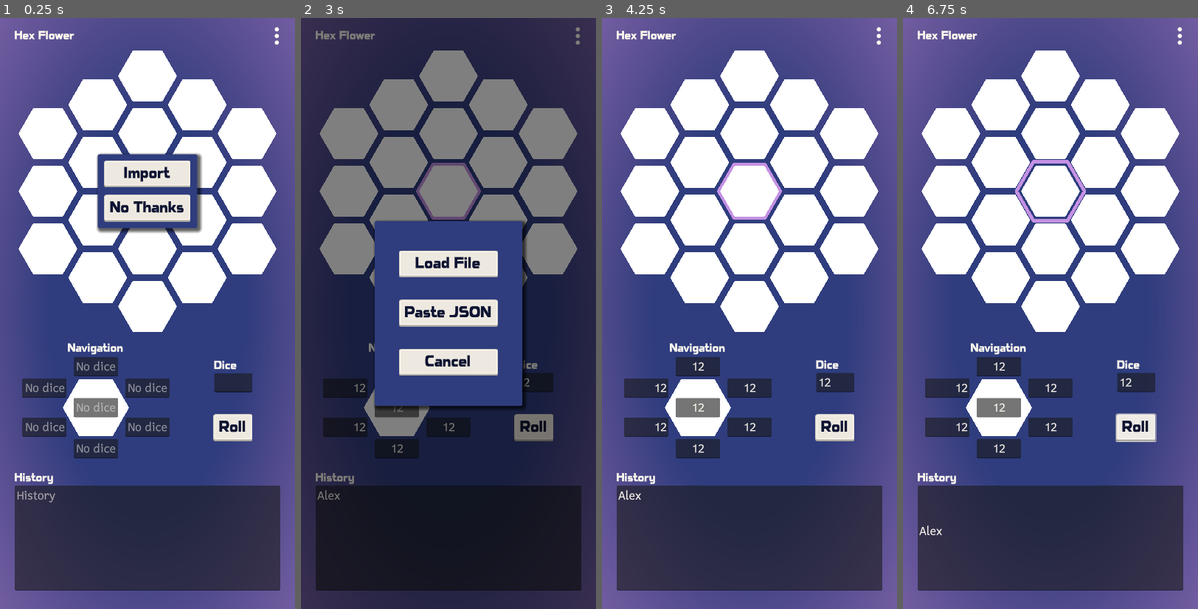
Above: before the commit, frames 1-4 (left to right).
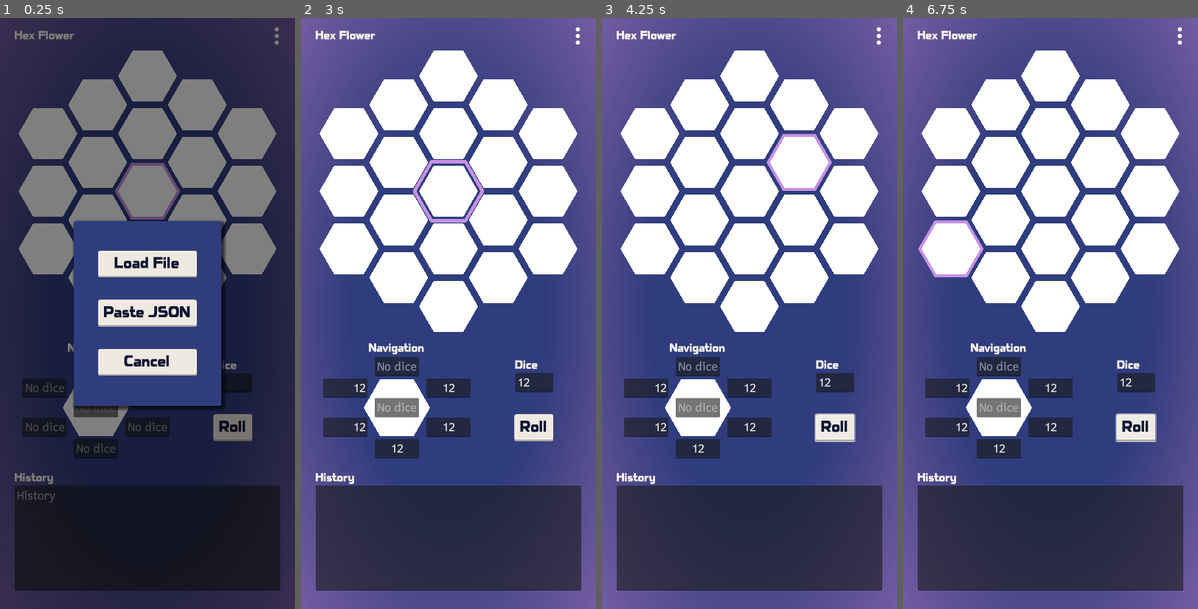
Above: after the commit, the same moments.

Repository: ashestosea/hex-flower
Game: Godot game, scene res://scenes/main.tscn
The game is run twice, just before and just after one commit, with the same random seed, the same clock (stepped at 60 frames per second) and the same inputs.
Inputs (mouse positions are in pixels of both pictures, inside the frame that each line leads up to):
- Up to frame 1 (0.25 s): no input
- Up to frame 2 (3 s): click (395, 408) at 0.52 s; type "12" at 0.6 s; click (395, 366) at 0.75 s; type "12" at 0.83 s; click (448, 390) at 0.98 s; type "12" at 1.07 s; click (448, 425) at 1.27 s; type "12" at 1.35 s; click (395, 449) at 1.5 s; type "12" at 1.58 s; click (345, 425) at 1.73 s; type "12" at 1.82 s; click (345, 390) at 2.02 s; type "12" at 2.1 s; click (534, 384) at 2.25 s; type "12" at 2.33 s; click (448, 538) at 2.48 s; type "Alex" at 2.57 s; click (448, 171) at 2.75 s, where only the run before the commit has a clickable "Import"
- Up to frame 3 (4.25 s): click "Roll" at 3.5 s
- Up to frame 4 (6.75 s): click "⋮" at 4.25 s; click "Roll" at 5 s; click "⋮" at 5.75 s; click "Roll" at 6.5 s

The runs differ from the first frame. In frame 1, 94% of the frame differs, in the area x 0-100%, y 0-100%; in frame 2, 95%; in frame 3, 0.9%; in frame 4, 1.0%.

Commit message:
Remove startup Import helper and just have the Import Panel show at start

Diff:
--- a/scenes/main.tscn
+++ b/scenes/main.tscn
@@ -28,7 +28,7 @@
 grow_vertical = 2
 mouse_filter = 2
 
-[node name="Manager" type="Node" parent="." node_paths=Packe …(76 unchanged characters)… ", "history_text_edit", "import_menu", "import_helper_button_parent", "paste_json_menu", "file_dialog", "json_t …(72 unchanged characters)…
+[node name="Manager" type="Node" parent="." node_paths=Packe …(76 unchanged characters)… ", "history_text_edit", "import_menu", "paste_json_menu", "file_dialog", "json_t …(72 unchanged characters)…
 script = ExtResource("1_l30f5")
 flower = NodePath("../MarginContainer/MarginContainer/VBoxContainer/HexFlowerParent/HexFlower")
 navigation = NodePath("../MarginContainer/MarginContainer/VBoxContainer/NavAndButtons/NavigationContainer/Navigation")
@@ -37,7 +37,6 @@
 dice_line_edit = NodePath("../MarginContainer/MarginContainer/VBoxContainer/NavAndButtons/ButtonsAndDice/Dice/LineEdit")
 history_text_edit = NodePath("../MarginContainer/MarginContainer/VBoxContainer/History/VBoxContainer/HistoryTextEdit")
 import_menu = NodePath("../MarginContainer/ImportMenu")
-import_helper_button_parent = NodePath("../MarginContainer/MarginContainer/VBoxContainer/HexFlowerParent/ImportHelperParent")
 paste_json_menu = NodePath("../MarginContainer/PasteJSONMenu")
 file_dialog = NodePath("../FileDialog")
 json_text_edit = NodePath("../MarginContainer/PasteJSONMenu/MarginContainer/VBoxContainer/PasteJSONBox/TextEdit")
@@ -114,46 +113,6 @@
 layout_mode = 2
 size_flags_vertical = 3
 size_flags_stretch_ratio = 2.0
-
-[node name="ImportHelperParent" type="Control" parent="MarginContainer/MarginContainer/VBoxContainer/HexFlowerParent"]
-layout_mode = 2
-
-[node name="Panel" type="Panel" parent="MarginContainer/MarginContainer/VBoxContainer/HexFlowerParent/ImportHelperParent"]
-layout_mode = 1
-anchors_preset = 8
-anchor_left = 0.5
-anchor_top = 0.5
-anchor_right = 0.5
-anchor_bottom = 0.5
-offset_left = -135.0
-offset_top = -100.0
-offset_right = 135.0
-offset_bottom = 100.0
-grow_horizontal = 2
-grow_vertical = 2
-theme_type_variation = &"ModalPanel"
-
-[node name="CenterContainer" type="CenterContainer" parent="MarginContainer/MarginContainer/VBoxContainer/HexFlowerParent/ImportHelperParent/Panel"]
-layout_mode = 1
-anchors_preset = 15
-anchor_right = 1.0
-anchor_bottom = 1.0
-grow_horizontal = 2
-grow_vertical = 2
-
-[node name="VBoxContainer" type="VBoxContainer" parent="MarginContainer/MarginContainer/VBoxContainer/HexFlowerParent/ImportHelperParent/Panel/CenterContainer"]
-layout_mode = 2
-theme_override_constants/separation = 20
-
-[node name="ImportButton" type="Button" parent="MarginContainer/MarginContainer/VBoxContainer/HexFlowerParent/ImportHelperParent/Panel/CenterContainer/VBoxContainer"]
-layout_mode = 2
-theme_type_variation = &"BigButton"
-text = "Import"
-
-[node name="NoThanksButton" type="Button" parent="MarginContainer/MarginContainer/VBoxContainer/HexFlowerParent/ImportHelperParent/Panel/CenterContainer/VBoxContainer"]
-layout_mode = 2
-theme_type_variation = &"BigButton"
-text = "No Thanks"
 
 [node name="NavAndButtons" type="HBoxContainer" parent="MarginContainer/MarginContainer/VBoxContainer"]
 layout_mode = 2
@@ -367,8 +326,6 @@
 size_flags_horizontal = 4
 text = "Submit"
 
-[connection signal="pressed" from="MarginContainer/MarginContainer/VBoxContainer/HexFlowerParent/ImportHelperParent/Panel/CenterContainer/VBoxContainer/ImportButton" to="Manager" method="_on_open_import_pressed"]
-[connection signal="pressed" from="MarginContainer/MarginContainer/VBoxContainer/HexFlowerParent/ImportHelperParent/Panel/CenterContainer/VBoxContainer/NoThanksButton" to="MarginContainer/MarginContainer/VBoxContainer/HexFlowerParent/ImportHelperParent" method="hide"]
 [connection signal="focus_exited" from="MarginContainer/MarginContainer/VBoxContainer/NavAndButtons/ButtonsAndDice/Dice/LineEdit" to="Manager" method="_on_dice_focus_exited"]
 [connection signal="text_submitted" from="MarginContainer/MarginContainer/VBoxContainer/NavAndButtons/ButtonsAndDice/Dice/LineEdit" to="Manager" method="_on_dice_text_submitted"]
 [connection signal="pressed" from="MarginContainer/MarginContainer/VBoxContainer/NavAndButtons/ButtonsAndDice/RollButton" to="Manager" method="_on_roll_pressed"]
--- a/scripts/manager.gd
+++ b/scripts/manager.gd
@@ -8,7 +8,6 @@
 @export var dice_line_edit: LineEdit
 @export var history_text_edit: TextEdit
 @export var import_menu: Control
-@export var import_helper_button_parent: Control
 @export var paste_json_menu: Control
 @export var file_dialog: FileDialog
 @export var json_text_edit: TextEdit
@@ -69,6 +68,8 @@
 	hex_edit.finished.connect(finish_edit_hex)
 
 	clear_flower()
+
+	import_menu_show()
 
 
 func kebab_handler(id: int):
@@ -146,7 +147,6 @@
 
 
 func import_menu_show():
-	import_helper_button_parent.hide()
 	import_menu.show()
 	global_back_button_show(import_menu_hide)
 
